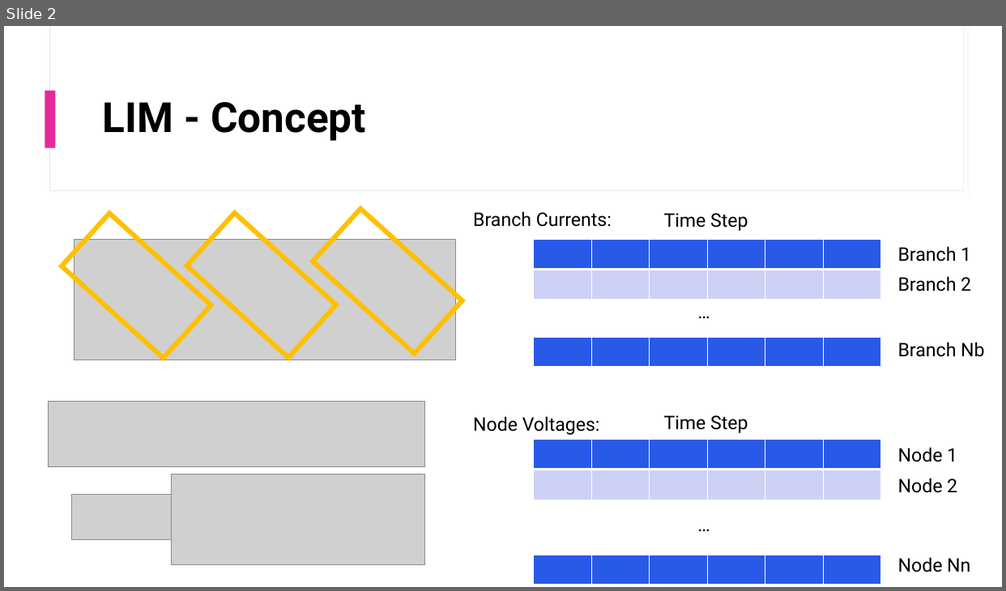
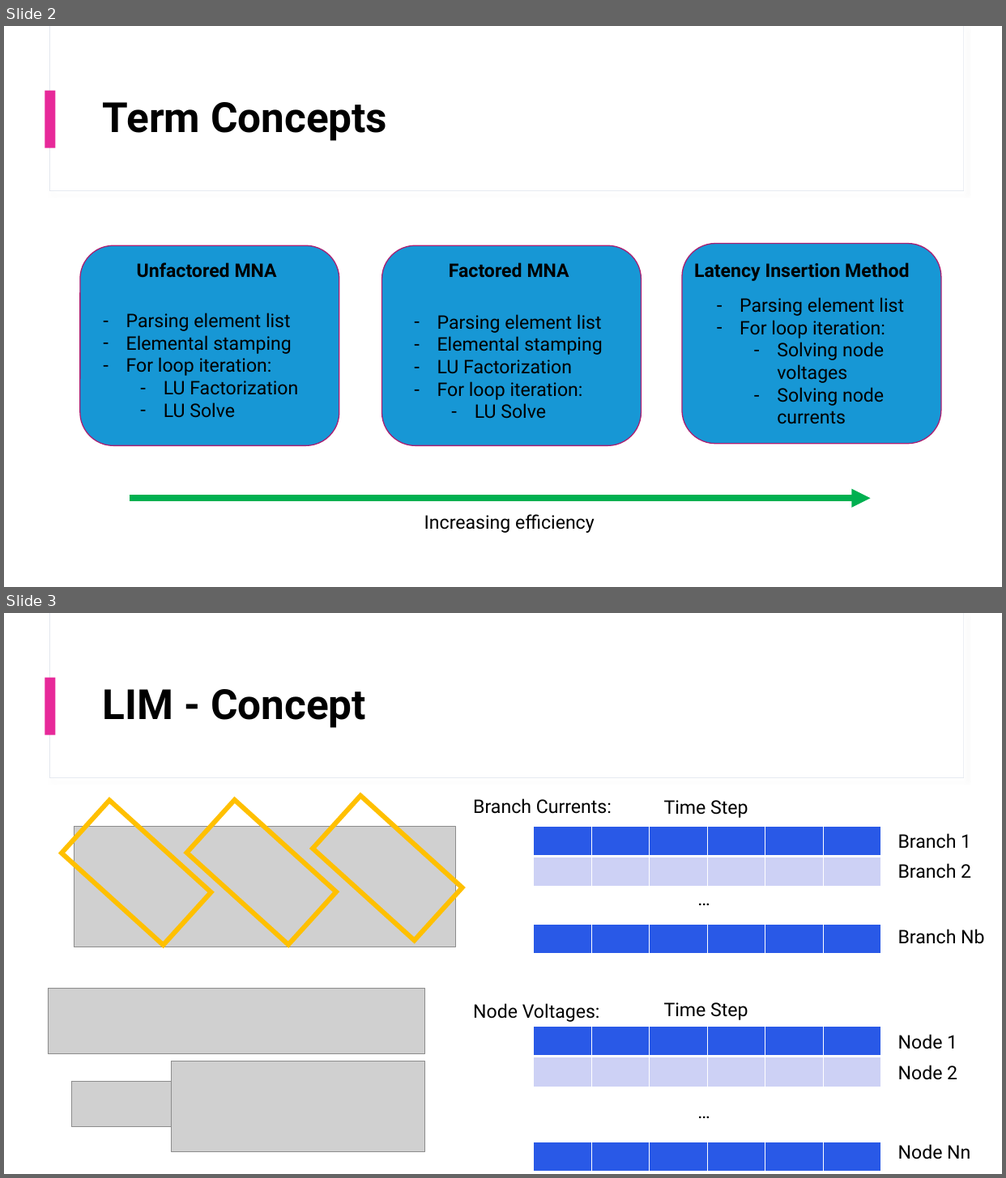
Before and after one commit to mguo5/ee537, a slide deck: HW4.pptx. Shown one above the other, each under a label of ours: slide 2 before the commit, slides 2 and 3 after it. The pictures are 1006x591 and 1006x1178 pixels, drawn with LibreOffice and Linux fonts; fonts in the diff are those of the drawing; grey boxes stand for pictures. Boxes give left, top, right and bottom in pixels: in the first picture for what was removed or moved away, otherwise in the second. Text is boxed around its words. In the diff, an @@ line names an element or a change of style, - is before the commit and + after.

```diff
--- a/HW4.pptx
+++ b/HW4.pptx
@@ slide 2 added at [4, 26, 1002, 587], background #FFFFFF; not listed: 3 template elements that a slide beside it also shows @@
@@ title added at [103, 102, 387, 141], 40 pt, text #000000, bold @@
+Term Concepts
@@ rounded rectangle added at [682, 244, 941, 444], fill #1797D5, outline #AB1E71 1 pt @@
@@ rounded rectangle added at [80, 246, 339, 446], fill #1797D5, outline #AB1E71 1 pt @@
@@ text added at [137, 263, 277, 278], 18 pt, text #000000, bold @@
+Unfactored MNA
@@ rounded rectangle added at [382, 246, 641, 446], fill #1797D5, outline #AB1E71 1 pt @@
@@ text added at [449, 263, 569, 278], 18 pt, text #000000, bold @@
+Factored MNA
@@ text added at [694, 263, 909, 281], 18 pt, text #000000, bold @@
+Latency Insertion Method
@@ text added at [126, 313, 298, 418], 18 pt, text #000000 @@
+– Parsing element list
+– Elemental stamping
+– For loop iteration:
+  – LU Factorization
+  – LU Solve
@@ text added at [437, 314, 603, 419], 18 pt, text #000000 @@
+– Parsing element list
+– Elemental stamping
+– LU Factorization
+– For loop iteration:
+  – LU Solve
@@ text added at [739, 297, 904, 425], 18 pt, text #000000 @@
+– Parsing element list
+– For loop iteration:
+  – Solving node voltages
+  – Solving node currents
@@ arrow added from (129, 498) to (870, 498), #00B050 6 pt @@
@@ text added at [424, 514, 594, 533], 18 pt, text #000000 @@
+Increasing efficiency
@@ what was slide 2 is now slide 3 @@
```
Also in this commit, not shown: 1 slide changed.
